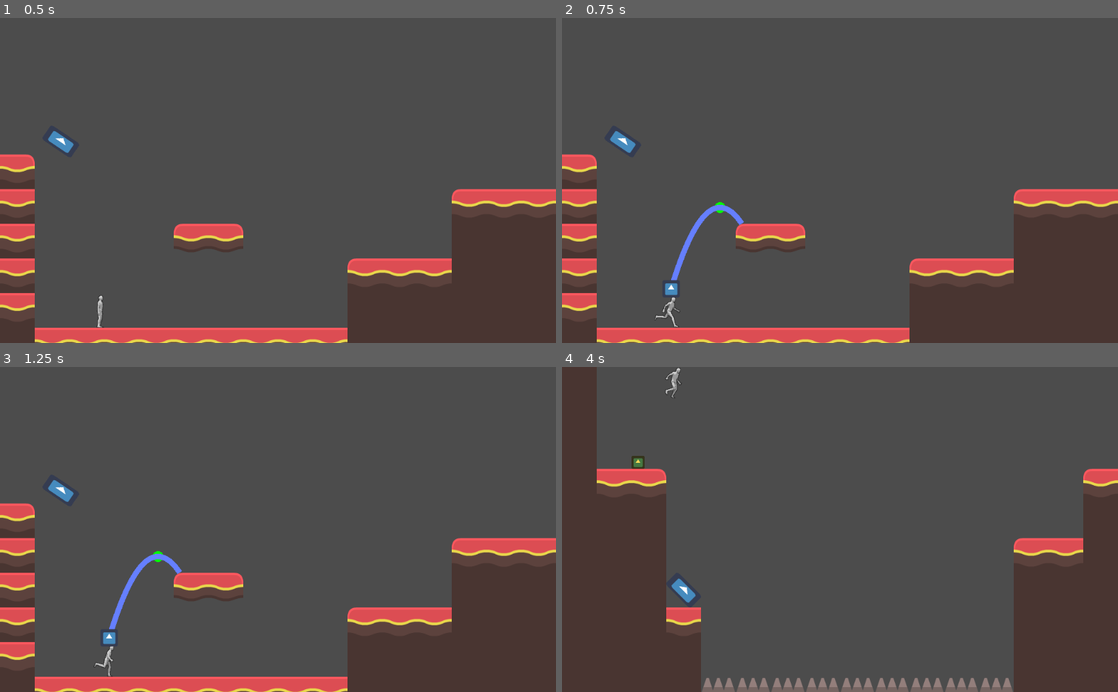
Above: before the commit, frames 1-4 (two rows, left to right).
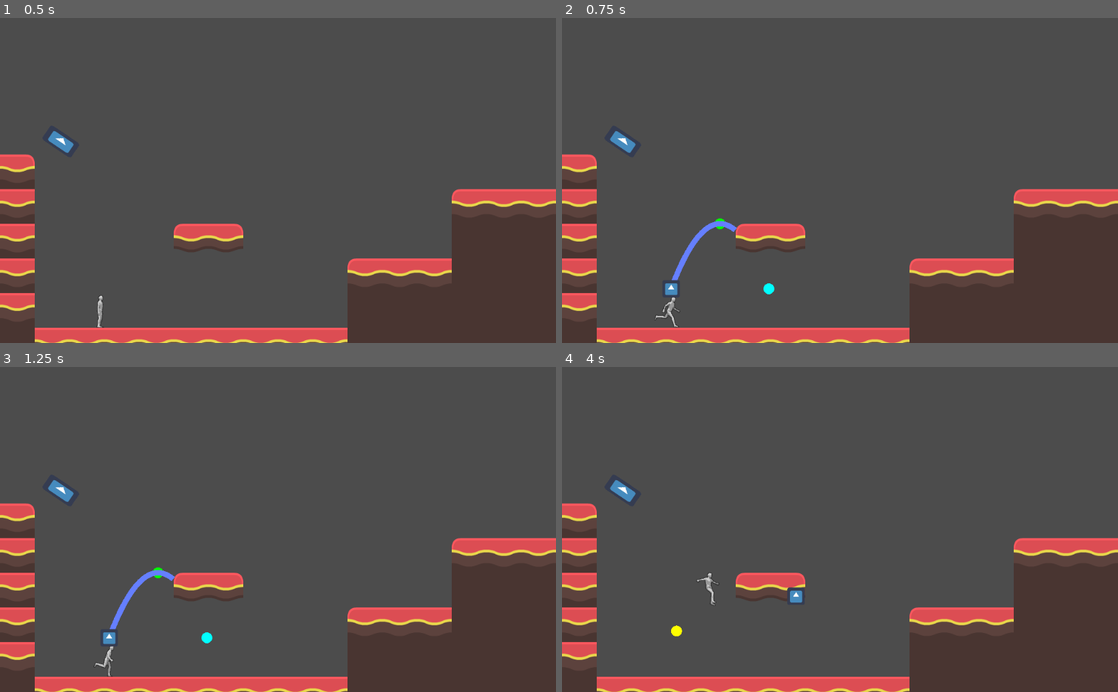
Above: after the commit, the same moments.

Repository: ALhobby/PuzzlePlataformer
Game: Godot game, scene res://Main.tscn
The game is run twice, just before and just after one commit, with the same random seed, the same clock (stepped at 60 frames per second) and the same inputs. The engine's default icon, where the game draws it, is replaced by a stand-in: a white triangle on a blue panel in a dark square.
Inputs (mouse positions are in pixels of both pictures, inside the frame that each line leads up to):
- Up to frame 1 (0.5 s): no input
- Up to frame 2 (0.75 s): tap Enter at 0.5 s; move the mouse to (962, 164) at 0.52 s; hold Right (ui_right) from 0.53 s (still down); click (962, 164) at 0.6 s
- Up to frame 3 (1.25 s): keep holding Right (ui_right); tap Up (ui_up) at 0.77 s
- Up to frame 4 (4 s): move the mouse to (728, 545) at 1.27 s; click (728, 545) at 1.35 s; tap Up (ui_up) at 1.52, 3.02, 3.77 s; move the mouse to (895, 458) at 2.02 s; release Right (ui_right) at 2.03 s; hold Left (ui_left) 2.03-2.78 s; click (895, 458) at 2.1 s; move the mouse to (812, 594) at 2.77 s; hold Right (ui_right) from 2.78 s (still down); click (812, 594) at 2.85 s; tap R (reset) at 3.5 s; move the mouse to (1006, 578) at 3.52 s; click (1006, 578) at 3.6 s

Frame 1 is identical in both runs. In frame 2, 0.6% of the frame differs, in the area x 19-39%, y 56-86%; in frame 3, 0.6%; in frame 4, 23%, in the area x 0-100%, y 0-100%.

Commit message:
Start parabolic throw rework

Diff:
--- a/CheckpointMarker.gd
+++ b/CheckpointMarker.gd
@@ -5,5 +5,6 @@
 	""" Update the respawn position store in AutoLoad 'Checkpoint.gd' to that
 	of the entered checkpoint.
 	"""
-	print("CHECKPOINT UPDATED!")
-	Checkpoint.set_respawn_pos(self.global_position)
+	if body is KinematicBody2D:
+		print("CHECKPOINT UPDATED!")
+		Checkpoint.set_respawn_pos(self.global_position)
--- a/Main.gd
+++ b/Main.gd
@@ -8,20 +8,13 @@
 onready var trayectory = $Line2D
 onready var draw_trayectory : bool = false
 onready var throw_range_x = 180
-onready var throw_range_y = -150
+onready var throw_range_y = -120
 onready var vertex : Vector2 = Vector2.INF
-
-
-func _enter_tree():
-	"""If we have the player position saved at a checkpoint, load the player
-	there instead before '_ready()' gets called
-	"""
-	if Checkpoint.last_position:
-		$Player.position = Checkpoint.last_position
-
+onready var end_point : Vector2 = Vector2.ZERO
 
 func _ready():
 	print("READY CALLED")
+	Checkpoint.set_respawn_pos(player.position)  # Set initial respawn point
 	player.connect("enter_throw_mode", self, "create_moth")
 	player.connect("launch", self, "launch_moth")
 	player.connect("recall_moth", self, "recall_moth")
@@ -49,17 +42,27 @@
 	"""
 
 	var min_distance_for_collision = 5  # Minimum distance from where to start checking for collisions
+	var min_x_distance = 0  # Minimum distance mouse needs from Vest for line to be drawn
 	var x_distance_buffer = 100  # Additional distance for the for loop to cover, in case moth falls lower than the player position
 
+
 	var start_point = new_moth.global_position
-	var x_distance = clamp(get_global_mouse_position().x, start_point.x-throw_range_x, start_point.x+throw_range_x)
-	var end_point = Vector2(x_distance, start_point.y)
+	var mouse_pos = get_global_mouse_position()
+	var x_distance = null
+	if start_point.x < mouse_pos.x:  # Shooting right
+		x_distance = clamp(mouse_pos.x, start_point.x+min_x_distance, start_point.x+throw_range_x)
+	elif start_point.x > mouse_pos.x:  # Shooting left
+		x_distance = clamp(mouse_pos.x, start_point.x-throw_range_x, start_point.x-min_x_distance)
+	if not x_distance:
+		return
+	end_point = Vector2(x_distance, start_point.y)
 	vertex = Vector2((start_point.x+x_distance)/2, start_point.y+throw_range_y)
 	var output = PoolVector2Array()
 	var space = get_world_2d().get_direct_space_state()
 
 	var point : Vector2
 	if  end_point.x > start_point.x:  # Shooting right
+		player.sprite.flip_h = false
 		for i in range(start_point.x, end_point.x + x_distance_buffer):
 			var a = (start_point.y-vertex.y)/((vertex.x-start_point.x)*(vertex.x-end_point.x))
 			point = Vector2(i, start_point.y - a*(i-start_point.x)*(i-end_point.x))
@@ -70,6 +73,7 @@
 			output.append(point)
 
 	elif end_point.x < start_point.x:  # Shooting left
+		player.sprite.flip_h = true
 		for i in range(start_point.x, end_point.x - x_distance_buffer, -1):
 			var a = (start_point.y-vertex.y)/((vertex.x-start_point.x)*(vertex.x-end_point.x))
 			point = Vector2(i, start_point.y - a*(i-start_point.x)*(i-end_point.x))
@@ -88,7 +92,9 @@
 	""" Reset and refull the 'trayectory' line2D
 	"""
 	trayectory.clear_points()
-	trayectory.points = calculate_trayectory()
+	var output_of_calc_trayect = calculate_trayectory()
+	if output_of_calc_trayect:
+		trayectory.points = output_of_calc_trayect
 
 
 func launch_moth():
@@ -96,6 +102,13 @@
 	trayectory.clear_points()
 	draw_trayectory = false
 	new_moth.launched = true
+
+	var launch_unit_vector = new_moth.global_position.direction_to(vertex).normalized()
+	var theta = launch_unit_vector.angle_to(Vector2.RIGHT)
+	print("Theta: ", rad2deg(theta))
+	var launch_vector = 1000 * launch_unit_vector
+	print("launch_vector: ", launch_vector)
+	new_moth.velocity_vec = launch_vector
 	update()
 
 
@@ -103,6 +116,9 @@
 	#draw_circle(get_global_mouse_position(), 5.0, Color(1,0,0,1))
 	if draw_trayectory:
 		draw_circle(vertex, 10.0, Color(0,1,0,1))  # Draw vertex of parabola
+		draw_circle(end_point, 10.0, Color(0,1,1,1))
+	if new_moth:
+		draw_circle(new_moth.global_position, 10.0, Color(1,1,0,1))  # Draw vertex of parabola
 
 
 func _process(delta):
@@ -116,7 +132,7 @@
 
 
 func _on_Spikes_body_entered(body):
-	if body == player:
+	if body.get_name() == "Player":
 		print("DEAD")
 		player.die()
 		# TODO : reset everything else too
--- a/Main.tscn
+++ b/Main.tscn
@@ -30,18 +30,6 @@
 [sub_resource type="ConvexPolygonShape2D" id=12]
 points = PoolVector2Array( 0, 0, 64, 0, 64, 64, 0, 64 )
 
-[sub_resource type="ConvexPolygonShape2D" id=13]
-points = PoolVector2Array( 0, 0, 64, 0, 64, 32, 0, 32 )
-
-[sub_resource type="ConvexPolygonShape2D" id=14]
-points = PoolVector2Array( 0, 0, 64, 0, 64, 32, 0, 32 )
-
-[sub_resource type="ConvexPolygonShape2D" id=15]
-points = PoolVector2Array( 0, 0, 64, 0, 64, 32, 0, 32 )
-
-[sub_resource type="ConvexPolygonShape2D" id=16]
-points = PoolVector2Array( 0, 0, 64, 0, 64, 32, 0, 32 )
-
 [sub_resource type="ConvexPolygonShape2D" id=17]
 points = PoolVector2Array( 0, 0, 64, 0, 64, 64, 0, 64 )
 
@@ -65,6 +53,18 @@
 
 [sub_resource type="ConvexPolygonShape2D" id=25]
 points = PoolVector2Array( 32, 0, 64, 0, 64, 64, 32, 64 )
+
+[sub_resource type="ConvexPolygonShape2D" id=45]
+points = PoolVector2Array( 62.6826, 0, 64, 45.66, 32.9436, 54.5013, 0, 45.2581, 0, 0, 31.3361, 0 )
+
+[sub_resource type="ConvexPolygonShape2D" id=46]
+points = PoolVector2Array( 64, 0, 64, 46.0619, 31.2346, 52.4919, 0.691956, 45.2581, 0, 0, 28.8234, 0 )
+
+[sub_resource type="ConvexPolygonShape2D" id=47]
+points = PoolVector2Array( 64, 0, 64, 44.0525, 32.3388, 54.9032, 0.188599, 46.8657, 0, 0 )
+
+[sub_resource type="ConvexPolygonShape2D" id=48]
+points = PoolVector2Array( 63.5837, 0, 64, 42.0431, 33.8448, 54.0995, 0.489014, 43.2488, 0, 0 )
 
 [sub_resource type="ConvexPolygonShape2D" id=31]
 points = PoolVector2Array( 64, 32, 0, 32, 0, 0, 64, 0 )
@@ -147,76 +147,76 @@
 "shape": SubResource( 12 ),
 "shape_transform": Transform2D( 1, 0, 0, 1, 0, 0 )
 }, {
+"autotile_coord": Vector2( 8, 1 ),
+"one_way": false,
+"one_way_margin": 1.0,
+"shape": SubResource( 17 ),
+"shape_transform": Transform2D( 1, 0, 0, 1, 0, 0 )
+}, {
+"autotile_coord": Vector2( 7, 1 ),
+"one_way": false,
+"one_way_margin": 1.0,
+"shape": SubResource( 18 ),
+"shape_transform": Transform2D( 1, 0, 0, 1, 0, 0 )
+}, {
+"autotile_coord": Vector2( 7, 2 ),
+"one_way": false,
+"one_way_margin": 1.0,
+"shape": SubResource( 19 ),
+"shape_transform": Transform2D( 1, 0, 0, 1, 0, 0 )
+}, {
+"autotile_coord": Vector2( 8, 2 ),
+"one_way": false,
+"one_way_margin": 1.0,
+"shape": SubResource( 20 ),
+"shape_transform": Transform2D( 1, 0, 0, 1, 0, 0 )
+}, {
+"autotile_coord": Vector2( 6, 2 ),
+"one_way": false,
+"one_way_margin": 1.0,
+"shape": SubResource( 21 ),
+"shape_transform": Transform2D( 1, 0, 0, 1, 0, 0 )
+}, {
+"autotile_coord": Vector2( 5, 2 ),
+"one_way": false,
+"one_way_margin": 1.0,
+"shape": SubResource( 23 ),
+"shape_transform": Transform2D( 1, 0, 0, 1, 0, 0 )
+}, {
+"autotile_coord": Vector2( 5, 1 ),
+"one_way": false,
+"one_way_margin": 1.0,
+"shape": SubResource( 24 ),
+"shape_transform": Transform2D( 1, 0, 0, 1, 0, 0 )
+}, {
+"autotile_coord": Vector2( 6, 1 ),
+"one_way": false,
+"one_way_margin": 1.0,
+"shape": SubResource( 25 ),
+"shape_transform": Transform2D( 1, 0, 0, 1, 0, 0 )
+}, {
 "autotile_coord": Vector2( 5, 0 ),
 "one_way": true,
 "one_way_margin": 1.0,
-"shape": SubResource( 13 ),
+"shape": SubResource( 45 ),
 "shape_transform": Transform2D( 1, 0, 0, 1, 0, 0 )
 }, {
 "autotile_coord": Vector2( 6, 0 ),
 "one_way": true,
 "one_way_margin": 1.0,
-"shape": SubResource( 14 ),
+"shape": SubResource( 46 ),
 "shape_transform": Transform2D( 1, 0, 0, 1, 0, 0 )
 }, {
 "autotile_coord": Vector2( 7, 0 ),
 "one_way": true,
 "one_way_margin": 1.0,
-"shape": SubResource( 15 ),
+"shape": SubResource( 47 ),
 "shape_transform": Transform2D( 1, 0, 0, 1, 0, 0 )
 }, {
 "autotile_coord": Vector2( 8, 0 ),
 "one_way": true,
 "one_way_margin": 1.0,
-"shape": SubResource( 16 ),
-"shape_transform": Transform2D( 1, 0, 0, 1, 0, 0 )
-}, {
-"autotile_coord": Vector2( 8, 1 ),
-"one_way": false,
-"one_way_margin": 1.0,
-"shape": SubResource( 17 ),
-"shape_transform": Transform2D( 1, 0, 0, 1, 0, 0 )
-}, {
-"autotile_coord": Vector2( 7, 1 ),
-"one_way": false,
-"one_way_margin": 1.0,
-"shape": SubResource( 18 ),
-"shape_transform": Transform2D( 1, 0, 0, 1, 0, 0 )
-}, {
-"autotile_coord": Vector2( 7, 2 ),
-"one_way": false,
-"one_way_margin": 1.0,
-"shape": SubResource( 19 ),
-"shape_transform": Transform2D( 1, 0, 0, 1, 0, 0 )
-}, {
-"autotile_coord": Vector2( 8, 2 ),
-"one_way": false,
-"one_way_margin": 1.0,
-"shape": SubResource( 20 ),
-"shape_transform": Transform2D( 1, 0, 0, 1, 0, 0 )
-}, {
-"autotile_coord": Vector2( 6, 2 ),
-"one_way": false,
-"one_way_margin": 1.0,
-"shape": SubResource( 21 ),
-"shape_transform": Transform2D( 1, 0, 0, 1, 0, 0 )
-}, {
-"autotile_coord": Vector2( 5, 2 ),
-"one_way": false,
-"one_way_margin": 1.0,
-"shape": SubResource( 23 ),
-"shape_transform": Transform2D( 1, 0, 0, 1, 0, 0 )
-}, {
-"autotile_coord": Vector2( 5, 1 ),
-"one_way": false,
-"one_way_margin": 1.0,
-"shape": SubResource( 24 ),
-"shape_transform": Transform2D( 1, 0, 0, 1, 0, 0 )
-}, {
-"autotile_coord": Vector2( 6, 1 ),
-"one_way": false,
-"one_way_margin": 1.0,
-"shape": SubResource( 25 ),
+"shape": SubResource( 48 ),
 "shape_transform": Transform2D( 1, 0, 0, 1, 0, 0 )
 } ]
 1/z_index = 0
@@ -326,6 +326,7 @@
 [node name="TileMap" type="TileMap" parent="Map"]
 tile_set = SubResource( 5 )
 show_collision = true
+collision_layer = 5
 format = 1
 tile_data = PoolIntArray( 131122, 1, 4, 131133, 1, 1, 131134, 1, 2, 131135, 1, 2, 196647, 1, 5, 196648, 1, 7, 196669, 1 …(4274 unchanged characters)…
 
@@ -392,8 +393,8 @@
 
 [node name="Button" type="Area2D" parent="World/ButtonManager"]
 position = Vector2( 1440, 560 )
-collision_layer = 4
-collision_mask = 4
+collision_layer = 0
+collision_mask = 2
 script = ExtResource( 2 )
 
 [node name="Sprite" type="Sprite" parent="World/ButtonManager/Button"]
@@ -600,6 +601,7 @@
 
 [node name="Player" parent="." instance=ExtResource( 1 )]
 position = Vector2( 184, 496 )
+collision_mask = 4
 
 [connection signal="body_entered" from="World/Spikes" to="." method="_on_Spikes_body_entered"]
 [connection signal="area_entered" from="World/ButtonManager/Button" to="World/ButtonManager/Button" method="_on_Button_area_entered"]
--- a/Moth.gd
+++ b/Moth.gd
@@ -1,9 +1,12 @@
 extends KinematicBody2D
 
+const speed : int = 800
+const gravity = 50
+const acceleration = 100
+
 onready var launched : bool = false
-onready var speed : int = 800
 onready var path : PoolVector2Array
-
+onready var velocity_vec = Vector2.ZERO
 
 func set_launched(new_bool):
 	launched = new_bool
@@ -14,19 +17,25 @@
 
 
 func _physics_process(delta):
-	if launched:  # If Moth has been launched
-		var distance_to_walk = speed * delta  # Walk distance for this frame,
-		# product of moths speed and the time elapsed from the previous frame
-		# Move moth along the path until he runs out of movement or path ends.
-		while distance_to_walk > 0 and path.size() > 0:
-			var distance_to_next_point = get_global_position().distance_to(path[0])
-			# Moth doesn't have enough movement left to get to the next point.
-			if distance_to_walk <= distance_to_next_point:
-				global_position += get_global_position().direction_to(path[0]) * distance_to_walk
-				# Unitary vector * distance
-			else: # Moth gets to the next point this 'tick'
-				global_position = path[0]
-				path.remove(0)  # Same as 'pop'?
-			distance_to_walk -= distance_to_next_point  # Update the distance to walk
-		if is_on_floor():  # Touchdown
-			launched = false
+
+	if launched and velocity_vec:
+		velocity_vec.y += gravity
+
+		velocity_vec = move_and_slide(velocity_vec, Vector2(0,1))
+	# FOLLOWING THE PATH
+#	if launched:  # If Moth has been launched
+#		var distance_to_walk = speed * delta  # Walk distance for this frame,
+#		# product of moths speed and the time elapsed from the previous frame
+#		# Move moth along the path until he runs out of movement or path ends.
+#		while distance_to_walk > 0 and path.size() > 0:
+#			var distance_to_next_point = get_global_position().distance_to(path[0])
+#			# Moth doesn't have enough movement left to get to the next point.
+#			if distance_to_walk <= distance_to_next_point:
+#				global_position += get_global_position().direction_to(path[0]) * distance_to_walk
+#				# Unitary vector * distance
+#			else: # Moth gets to the next point this 'tick'
+#				global_position = path[0]
+#				path.remove(0)  # Same as 'pop'?
+#			distance_to_walk -= distance_to_next_point  # Update the distance to walk
+#		if is_on_floor():  # Touchdown
+#			launched = false
--- a/Moth.tscn
+++ b/Moth.tscn
@@ -11,6 +11,8 @@
 
 [node name="Moth" type="KinematicBody2D"]
 position = Vector2( 368, 408 )
+collision_layer = 2
+collision_mask = 4
 script = ExtResource( 2 )
 
 [node name="Sprite" type="Sprite" parent="."]
--- a/Player.gd
+++ b/Player.gd
@@ -4,7 +4,7 @@
 signal launch()
 signal recall_moth()
 
-const speed = 240
+const speed = 240  # Running speed
 const jump = -900  # Negative because negative 'y' is up
 const gravity = 50
 const acceleration = 100
@@ -28,8 +28,10 @@
 func _ready():
 	animation_tree.active = true
 
+
 func die():
-	position = Checkpoint.last_position
+	if Checkpoint.last_position:
+		position = Checkpoint.last_position
 
 
 func _physics_process(_delta):
--- a/project.godot
+++ b/project.godot
@@ -20,7 +20,6 @@
 
 [display]
 
-window/size/resizable=false
 window/stretch/mode="viewport"
 window/stretch/aspect="keep"
 
@@ -69,6 +68,12 @@
  ]
 }
 
+[layer_names]
+
+2d_physics/layer_1="Player"
+2d_physics/layer_2="Moth"
+2d_physics/layer_3="Regular_map"
+
 [physics]
 
 common/enable_pause_aware_picking=true
